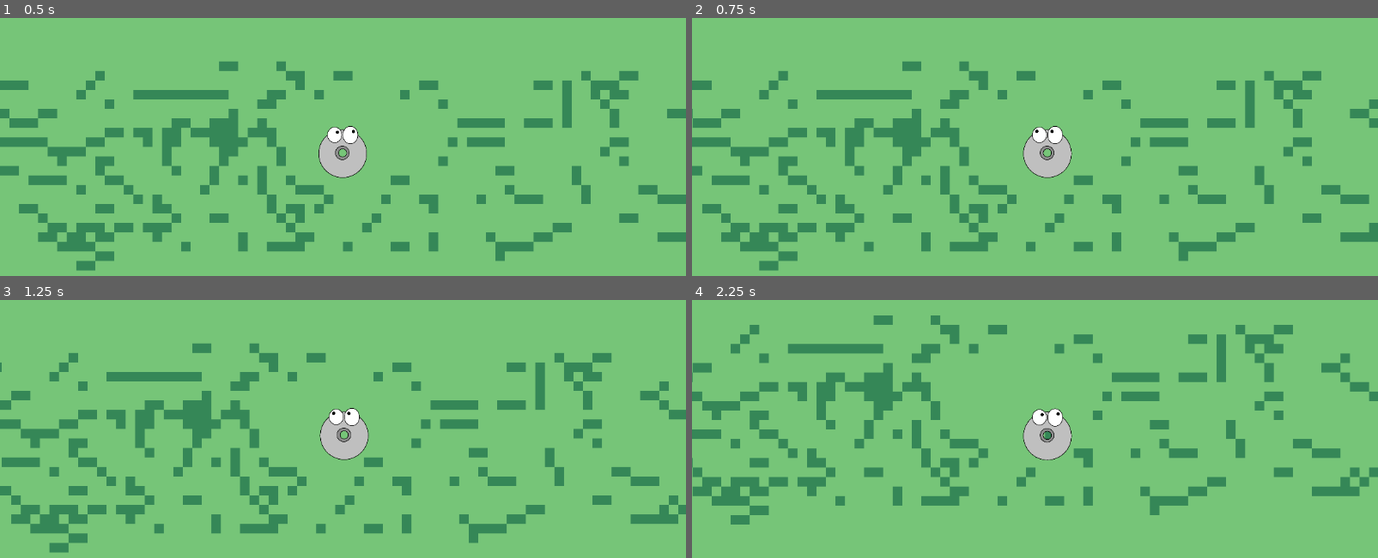
Above: before the commit, frames 1-4 (two rows, left to right).
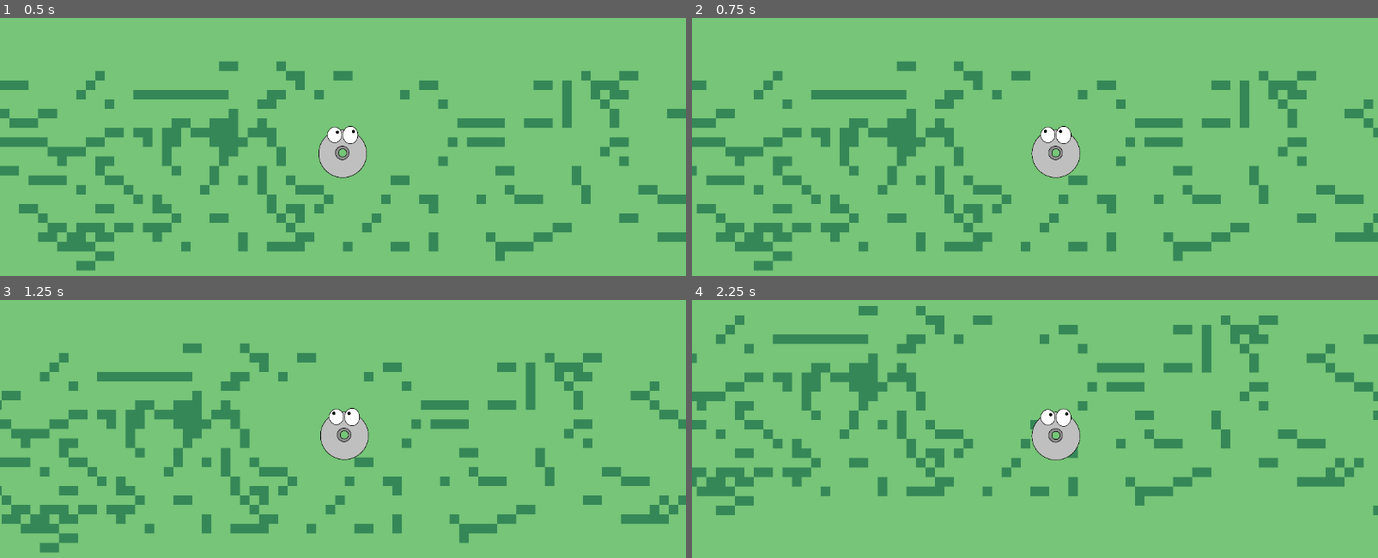
Above: after the commit, the same moments.

Repository: VNitesh17/ludum-dare-60
Game: Godot game, scene res://Scenes/game.tscn
The game is run twice, just before and just after one commit, with the same random seed, the same clock (stepped at 60 frames per second) and the same inputs. The engine's default icon, where the game draws it, is replaced by a stand-in: a white triangle on a blue panel in a dark square.
Inputs:
- Up to frame 1 (0.5 s): no input
- Up to frame 2 (0.75 s): tap Enter at 0.5 s; hold Right (move_right) from 0.53 s (still down)
- Up to frame 3 (1.25 s): keep holding Right (move_right)
- Up to frame 4 (2.25 s): release Right (move_right) at 1.28 s; hold Down (move_down) 1.28-2.03 s; hold Right (move_right) from 2.03 s (still down)

Frame 1 is identical in both runs. In frame 2, 9.4% of the frame differs, in the area x 0-100%, y 16-99%; in frame 3, 15%; in frame 4, 21%, in the area x 0-100%, y 2-88%.

Commit message:
movement done

Diff:
--- a/Scripts/cee_dee.gd
+++ b/Scripts/cee_dee.gd
@@ -3,16 +3,17 @@
 
 @onready var animated_sprite: AnimatedSprite2D = $AnimatedSprite2D
 
-@export var step_size: float = 48.0
-@export var move_speed: float = 180.0
+@export var step_size: float = 64.0
+@export var move_speed: float = 300.0
 
 var target_position: Vector2
 var is_moving: bool = false
 
 func _ready() -> void:
 	target_position = position
+	add_to_group("player")
 
-func _process(delta: float) -> void:
+func _physics_process(delta: float) -> void:
 	if not is_moving:
 		var direction := Vector2.ZERO
 
@@ -27,13 +28,21 @@
 			direction = Vector2.RIGHT
 			animated_sprite.flip_h = false
 
+
 		if direction != Vector2.ZERO:
-			target_position += direction * step_size
+			var next_position := target_position + direction * step_size
+			target_position = next_position
 			is_moving = true
 
+
 	if is_moving:
-		position = position.move_toward(target_position, move_speed * delta)
+		global_position = global_position.move_toward(
+			target_position + get_parent().global_position,
+			move_speed * delta
+		)
 
-		if position.distance_to(target_position) < 1.0:
-			position = target_position
+		if global_position.distance_to(
+			target_position + get_parent().global_position
+		) < 1.0:
+			global_position = target_position + get_parent().global_position
 			is_moving = false
